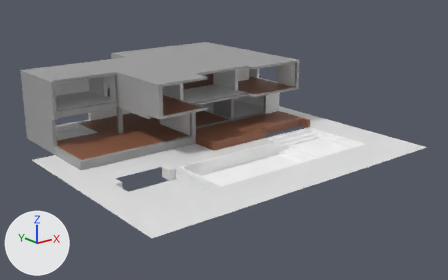
The FBX model Assets/models/HouseModels/VRCChillRoom - fixed scale.fbx, before and after one commit.
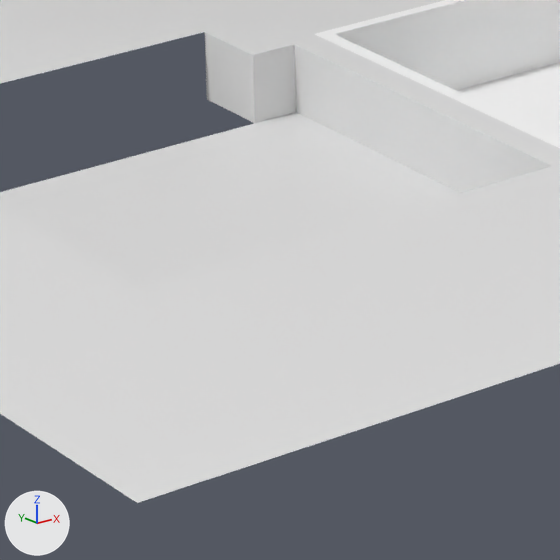
The first picture shows the older version from a 50 mm camera at (-122.7, -88.6, 29.8) aimed at (-63.3, -14.2, 0.1). The close-ups show both versions on the part from 29% to 48% of the width and 58% to 88% of the height of that picture; other places that the commit changed are outside them. Arrows for +X, +Y and +Z are at lower left; the lights stay in place. Where no turn or scale is listed for an object, it has been applied to the vertices.

The first close-up shows 'house model better UV.001'.
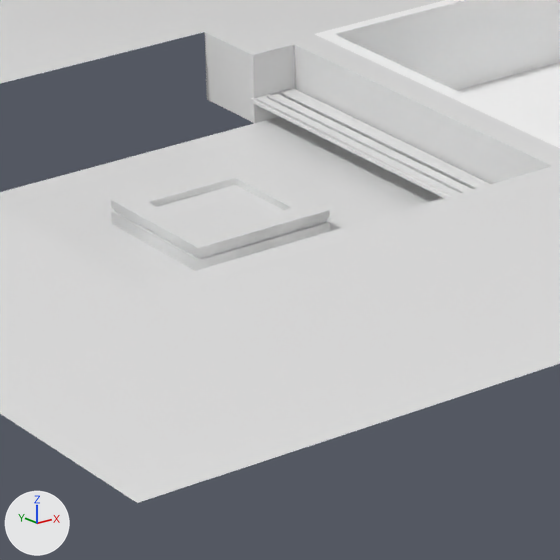
What differs and where, as boxes (x1, y1, x2, y2) in the close-ups (560 x 560 px):
'Simple fireplace.001', added
    after: (111, 164, 330, 271)
'grill seats desks.001', added
    after: (258, 90, 486, 195)
'Grill seats frame.001', added
    after: (250, 88, 490, 198)

What changed in the scene script:
```text
Add mat_tt_checker_512x512_uv_grid:
    mat_tt_checker_512x512_uv_grid = principled_material('TT_checker_512x512_UV_GRID')
    mat_tt_checker_512x512_uv_grid.base_color = (0.8, 0.8, 0.8)  # white #e7e7e7
Add mat_checker_map_gravity:
    mat_checker_map_gravity = principled_material('checker_map_gravity')
    mat_checker_map_gravity.base_color = (0.8, 0.8, 0.8)  # white #e7e7e7
Add me_cube_018:
    me_cube_018.from_pydata(...)  # 72 vertices, 36 faces; spans x -85.84..-76.28, y -28.22..-19.3, z -1.51..-1.48
    me_cube_018.materials.append(mat_tt_checker_512x512_uv_grid)  # its picture is missing
Add me_cube_014:
    me_cube_014.from_pydata(...)  # 65 vertices, 57 faces; spans x -85.94..-76.17, y -28.35..-19.18, z -1.55..-1.47
    me_cube_014.materials.append(mat_checker_map_gravity)  # its picture is missing
Add me_cube_023:
    me_cube_023.from_pydata(...)  # 32 vertices, 29 faces; spans x -82.62..-79.48, y -25.37..-22.14, z -2.05..-1.51
    me_cube_023.materials.append(mat_checker_map_gravity)  # its picture is missing
Add ob_grill_seats_desks_001:
    ob_grill_seats_desks_001 = bpy.data.objects.new('grill seats desks.001', me_cube_018)
    ob_grill_seats_desks_001.location = (0.0, 0.0, 0.0)
Add ob_grill_seats_frame_001:
    ob_grill_seats_frame_001 = bpy.data.objects.new('Grill seats frame.001', me_cube_014)
    ob_grill_seats_frame_001.location = (0.0, 0.0, 0.0)
Add ob_simple_fireplace_001:
    ob_simple_fireplace_001 = bpy.data.objects.new('Simple fireplace.001', me_cube_023)
    ob_simple_fireplace_001.location = (0.0, 0.0, 0.0)
```
